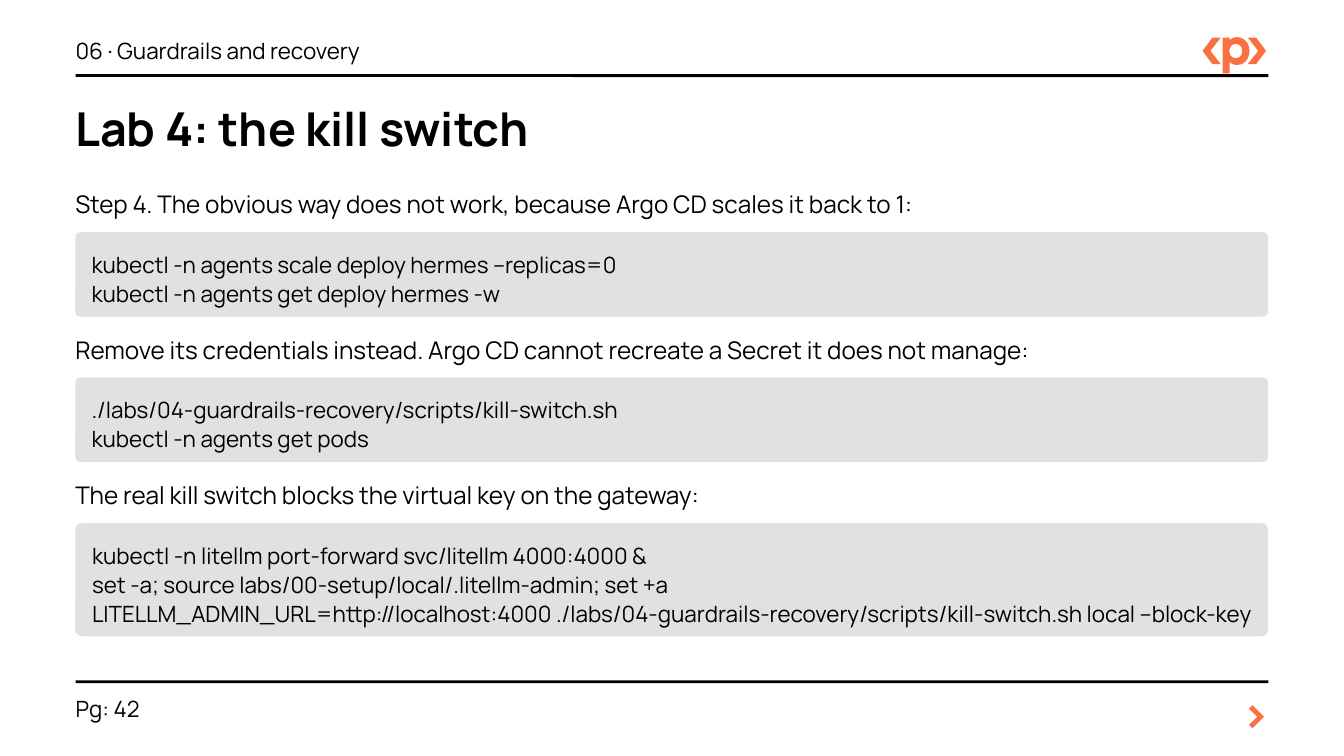
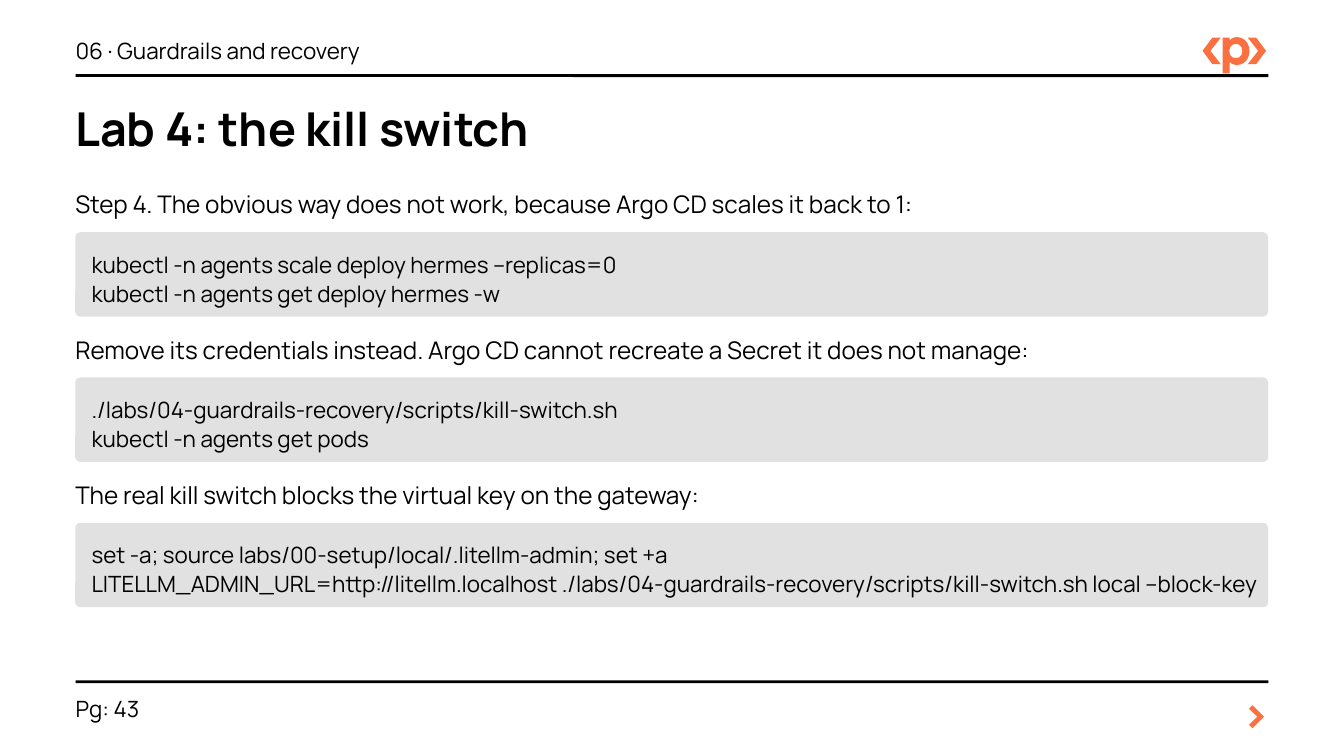
Before and after one commit to focuslight-nr/agentic-idp-packt, a slide deck: slide 43 of slides/agentic-idp-workshop.pptx (slide 42 before the commit). Drawn at 1344x756 pixels with LibreOffice and Linux fonts; fonts in the diff are those of the drawing. Boxes give left, top, right and bottom in pixels: in the first picture for what was removed or moved away, otherwise in the second. Text is boxed around its words. In the diff, an @@ line names an element or a change of style, - is before the commit and + after.

```diff
--- a/slides/agentic-idp-workshop.pptx
+++ b/slides/agentic-idp-workshop.pptx
@@ rounded rectangle "set -a; source labs/00-setup/local/.litellm-admin; set ...": place and size @@
-rounded rectangle "set -a; source labs/00-setup/local/.litellm-admin; set ..." at [75, 523, 1268, 636]
+rounded rectangle "set -a; source labs/00-setup/local/.litellm-admin; set ..." at [75, 523, 1268, 607]
@@ text in rounded rectangle at [92, 547, 628, 570]: paragraph removed @@
-kubectl -n litellm port-forward svc/litellm 4000:4000 &
@@ text in rounded rectangle at [92, 575, 1257, 598]: text changed @@
-LITELLM_ADMIN_URL=http://localhost:4000 ./labs/04-guardrails-recovery/scripts/kill-switch.sh local --block-key
+LITELLM_ADMIN_URL=http://litellm.localhost ./labs/04-guardrails-recovery/scripts/kill-switch.sh local --block-key
@@ text at [76, 701, 140, 723]: text changed @@
-Pg: 42
+Pg: 43
```
Also in this commit, not shown: 33 other slides changed, 1 slide added, 1 other file.
